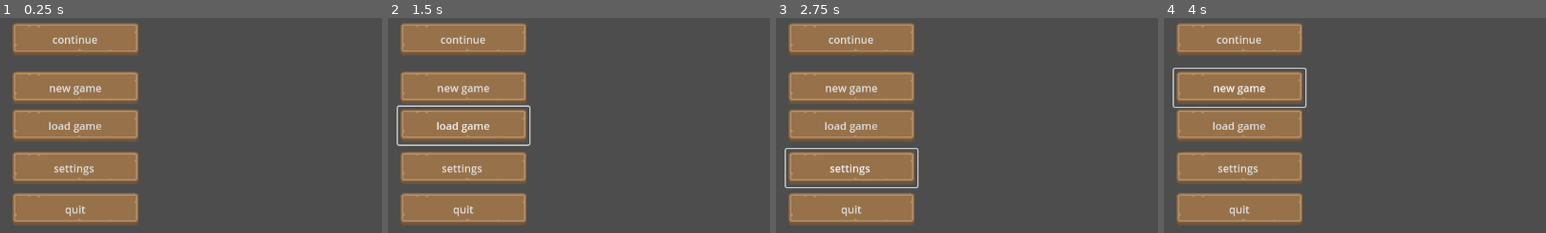
Above: before the commit, frames 1-4 (left to right).
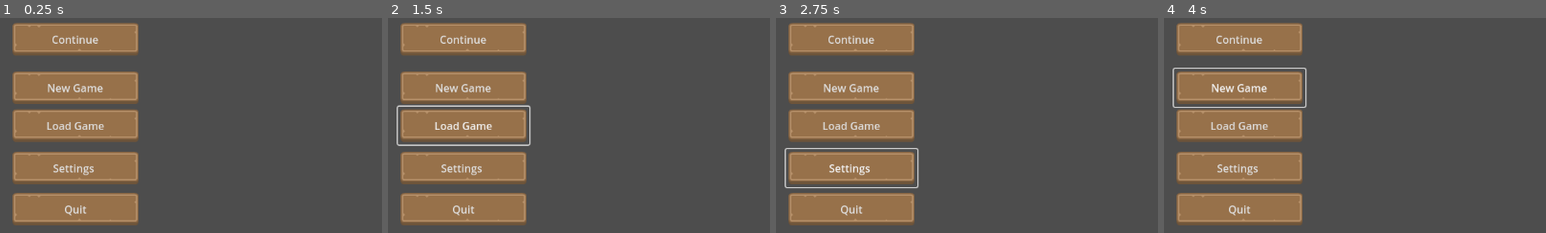
Above: after the commit, the same moments.

Repository: shadow-cove-studios/creature-cafe
Game: Godot game, scene res://scenes/menus/menu.tscn
Same seed, same stepped clock (60 frames per second), same inputs: the game is played once before the commit and once after it.
Inputs (mouse positions are % of the whole screen's width and height, from its top left):
- Up to frame 1 (0.25 s): no input
- Up to frame 2 (1.5 s): click (10, 70) at 0.5 s, where only the run before the commit has a clickable "load game"; click (10, 70) at 1.25 s, where only the run after the commit has a clickable "Load Game"
- Up to frame 3 (2.75 s): click (10, 80) at 2 s, where only the run before the commit has a clickable "settings"
- Up to frame 4 (4 s): click (10, 80) at 2.75 s, where only the run after the commit has a clickable "Settings"; click (10, 61) at 3.5 s, where only the run before the commit has a clickable "new game"
The pictures show only the part of the screen within x 0-50%, y 45-95%; the shares and areas given below are measured in that part.

The runs differ from the first frame. In frame 1, 1.1% of the frame differs, in the area x 12-28%, y 8-93%; in frame 2, 1.1%; in frame 3, 1.1%; in frame 4, 1.1%.

Commit message:
General orginization
Renaimed menu buttons, capitalized buttons, and corrected a non-impactful syntax error at newgame.gd:12

Diff:
--- a/project/scenes/menus/menu.tscn
+++ b/project/scenes/menus/menu.tscn
@@ -2,8 +2,8 @@
 
 [ext_resource type="Texture2D" uid="uid://bgdginlfklhip" path="res://sprites/buttonLong_brown.png" id="1_cfcag"]
 [ext_resource type="Script" uid="uid://bgbco20kjvbsq" path="res://sprites/ContinueGame.gd" id="2_sf4ia"]
-[ext_resource type="Script" uid="uid://bvl3rluq6iuct" path="res://scripts/openSettings.gd" id="3_bt0g6"]
-[ext_resource type="Script" uid="uid://lwcm0xxaptk4" path="res://scripts/QuitToDesktop.gd" id="4_f4dmw"]
+[ext_resource type="Script" uid="uid://bvl3rluq6iuct" path="res://Scripts/openSettings.gd" id="3_bt0g6"]
+[ext_resource type="Script" uid="uid://lwcm0xxaptk4" path="res://Scripts/QuitToDesktop.gd" id="4_f4dmw"]
 
 [node name="Control" type="Control"]
 layout_mode = 3
@@ -13,13 +13,13 @@
 grow_horizontal = 2
 grow_vertical = 2
 
-[node name="Button" type="Button" parent="."]
+[node name="Continue" type="Button" parent="."]
 layout_mode = 0
 offset_left = 15.0
 offset_top = 296.0
 offset_right = 213.0
 offset_bottom = 353.0
-text = "continue"
+text = "Continue"
 icon = ExtResource("1_cfcag")
 flat = true
 icon_alignment = 1
@@ -27,48 +27,48 @@
 metadata/DoesSaveExist = false
 metadata/LastSave = ""
 
-[node name="Button2" type="Button" parent="."]
+[node name="NewButton" type="Button" parent="."]
 layout_mode = 0
 offset_left = 15.0
 offset_top = 369.0
 offset_right = 213.0
 offset_bottom = 426.0
-text = "new game"
+text = "New Game"
 icon = ExtResource("1_cfcag")
 flat = true
 icon_alignment = 1
 
-[node name="Button3" type="Button" parent="."]
+[node name="LoadButton" type="Button" parent="."]
 layout_mode = 0
 offset_left = 15.0
 offset_top = 426.0
 offset_right = 213.0
 offset_bottom = 483.0
-text = "load game"
+text = "Load Game"
 icon = ExtResource("1_cfcag")
 flat = true
 icon_alignment = 1
 
-[node name="Button4" type="Button" parent="."]
+[node name="SettingsButton" type="Button" parent="."]
 layout_mode = 0
 offset_left = 15.0
 offset_top = 490.0
 offset_right = 213.0
 offset_bottom = 547.0
-text = "settings "
+text = "Settings "
 icon = ExtResource("1_cfcag")
 flat = true
 icon_alignment = 1
 script = ExtResource("3_bt0g6")
 
-[node name="Button5" type="Button" parent="."]
+[node name="QuitButton" type="Button" parent="."]
 layout_mode = 0
 offset_left = 15.0
 offset_top = 552.0
 offset_right = 213.0
 offset_bottom = 609.0
 action_mode = 0
-text = "quit"
+text = "Quit"
 icon = ExtResource("1_cfcag")
 flat = true
 icon_alignment = 1
--- a/project/scripts/newgame.gd
+++ b/project/scripts/newgame.gd
@@ -10,3 +10,4 @@
 func _process(_delta):
 	pass
 func _pressed():
+	pass
